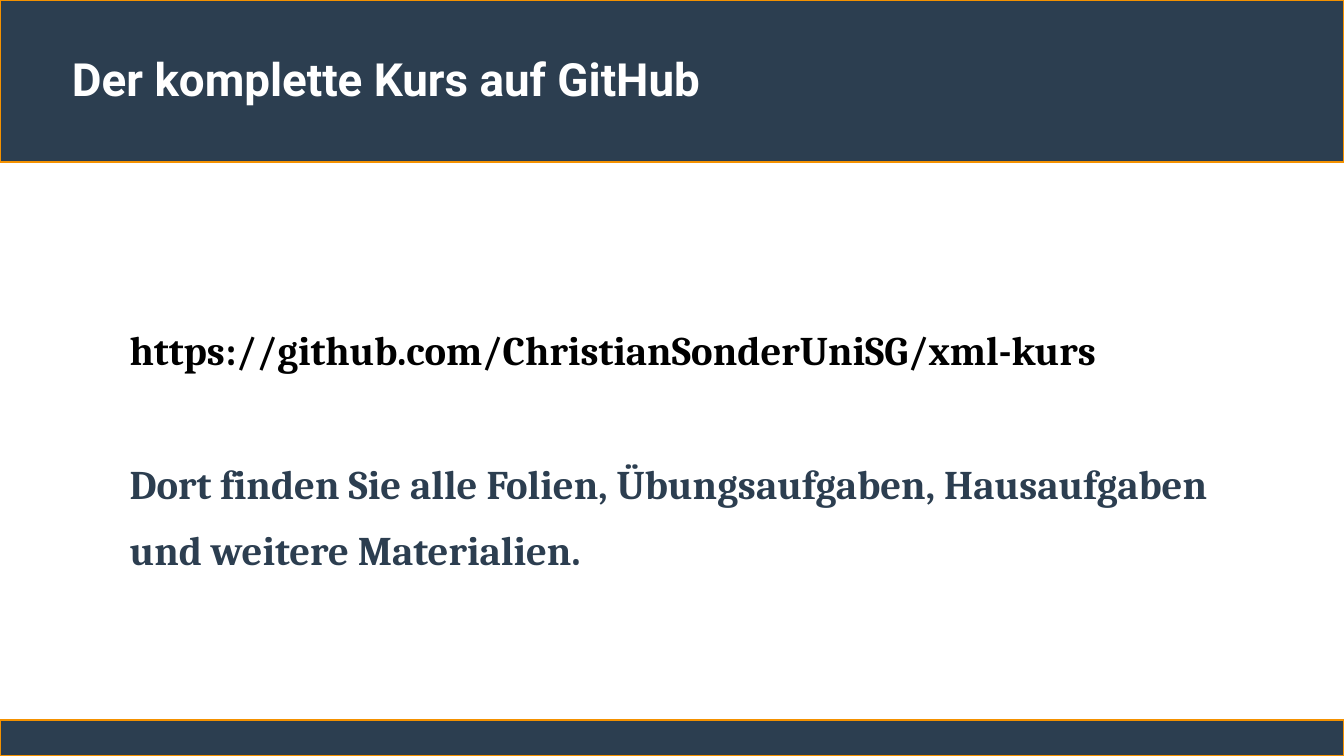
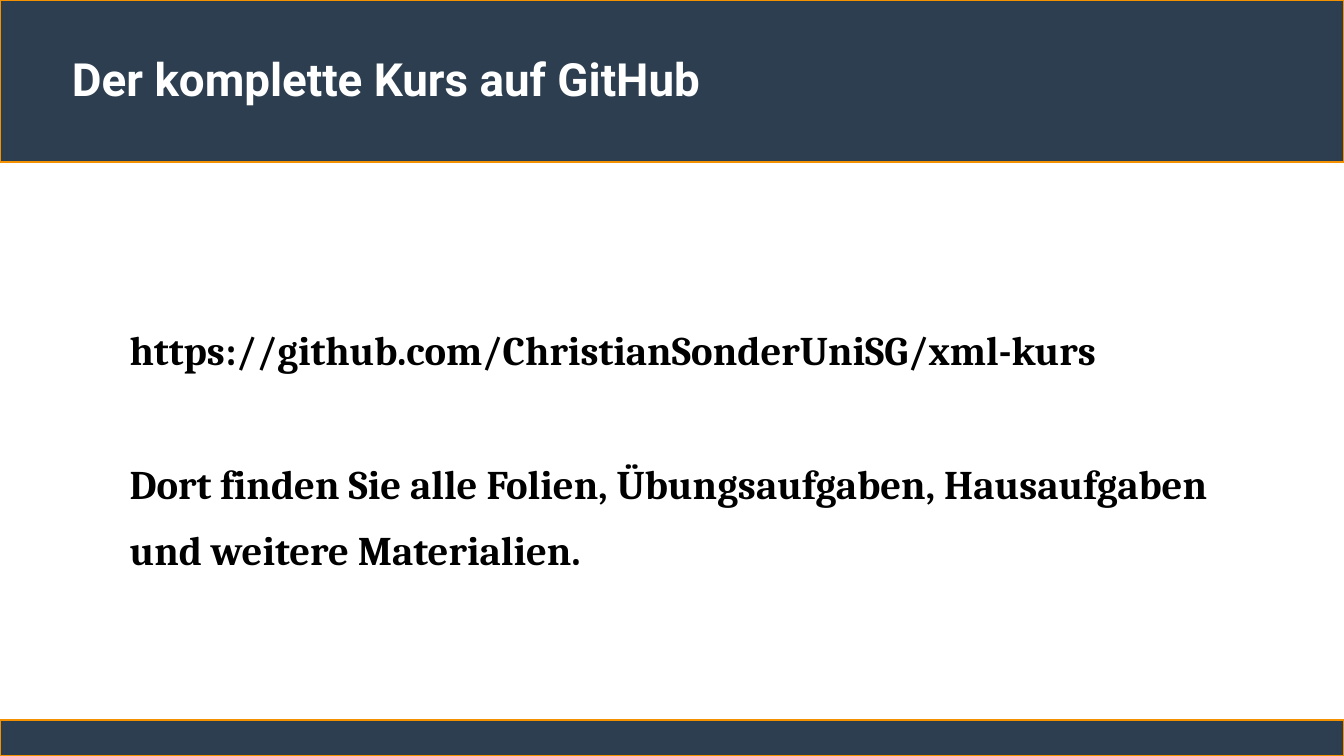
Before and after one commit to ChristianSonderUniSG/xml-kurs, a slide deck: slide 22 of sitzung_2/sitzung_2.odp. Drawn at 1344x756 pixels with LibreOffice and Linux fonts; fonts in the diff are those of the drawing. Boxes give left, top, right and bottom in pixels: in the first picture for what was removed or moved away, otherwise in the second. Text is boxed around its words. In the diff, an @@ line names an element or a change of style, - is before the commit and + after.

```diff
--- a/sitzung_2/sitzung_2.odp
+++ b/sitzung_2/sitzung_2.odp
@@ text at [130,464,1207,566]: text colour #2C3E50 to #000000 in "Dort finden Sie alle Folien, Übungsaufgaben, Hausaufgaben", "und weitere Materialien." @@
```
Also in this commit, not shown: 15 other slides changed, 1 other file.
